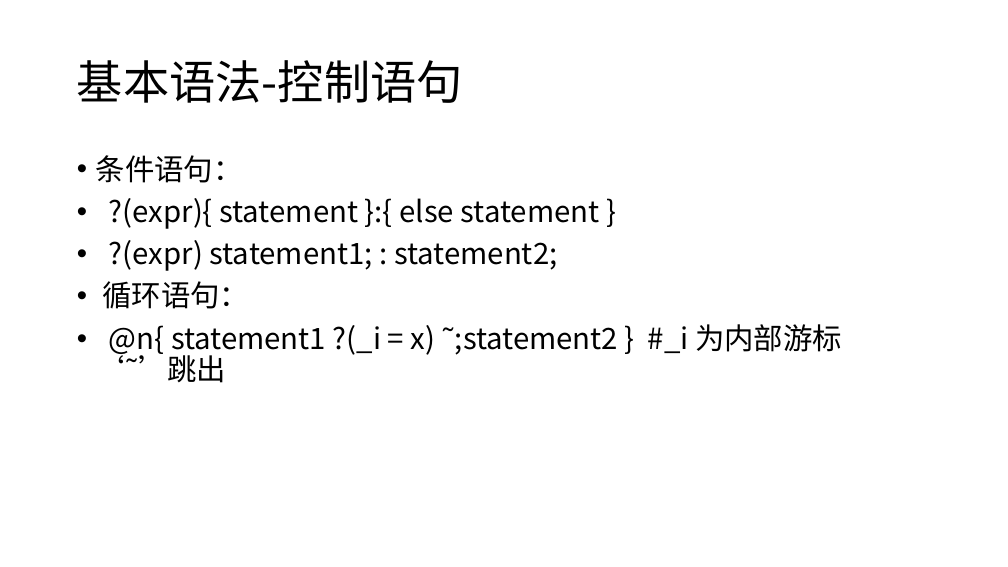
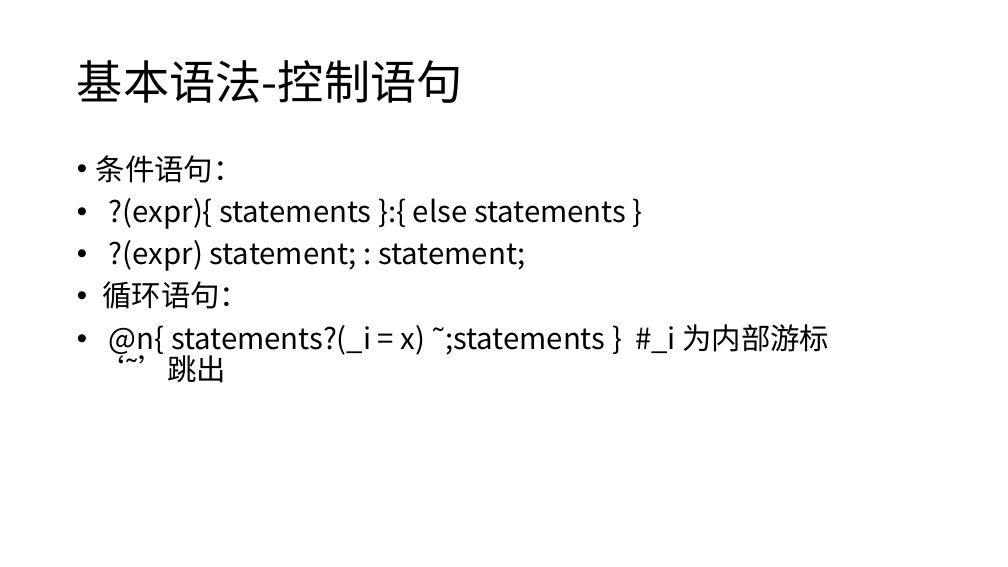
Before and after one commit to panguojun/.PHG., a slide deck: slide 7 of PHG语法手册.pptx. Drawn at 1008x567 pixels with LibreOffice and Linux fonts; fonts in the diff are those of the drawing. Boxes give left, top, right and bottom in pixels: in the first picture for what was removed or moved away, otherwise in the second. Text is boxed around its words. In the diff, an @@ line names an element or a change of style, - is before the commit and + after.

```diff
--- a/PHG语法手册.pptx
+++ b/PHG语法手册.pptx
@@ text at bbox=[109, 198, 626, 271]: text changed @@
-• ?(expr){ statement }:{ else statement }
-• ?(expr) statement1; : statement2;
+• ?(expr){ statements }:{ else statements }
+• ?(expr) statement; : statement;
@@ text at bbox=[96, 324, 829, 383]: text changed @@
-• @n{ statement1 ?(_i = x) ˜;statement2 } #_i 为内部游标 ‘˜’跳出
+• @n{ statements?(_i = x) ˜;statements } #_i 为内部游标 ‘˜’跳出
```
Also in this commit, not shown: 6 other slides changed, 2 slides added.
